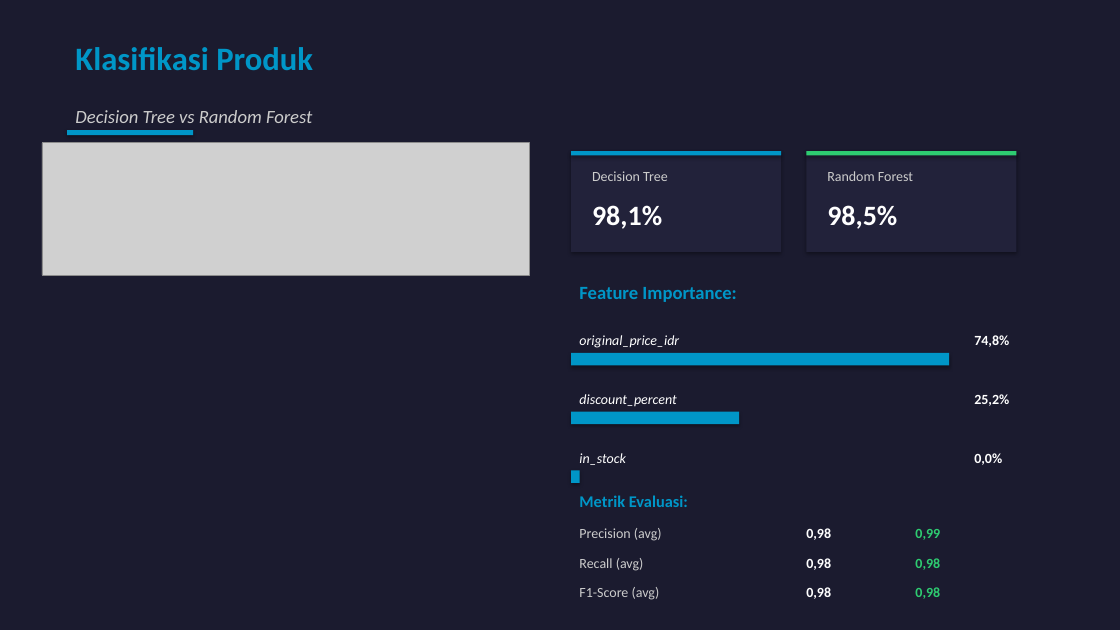
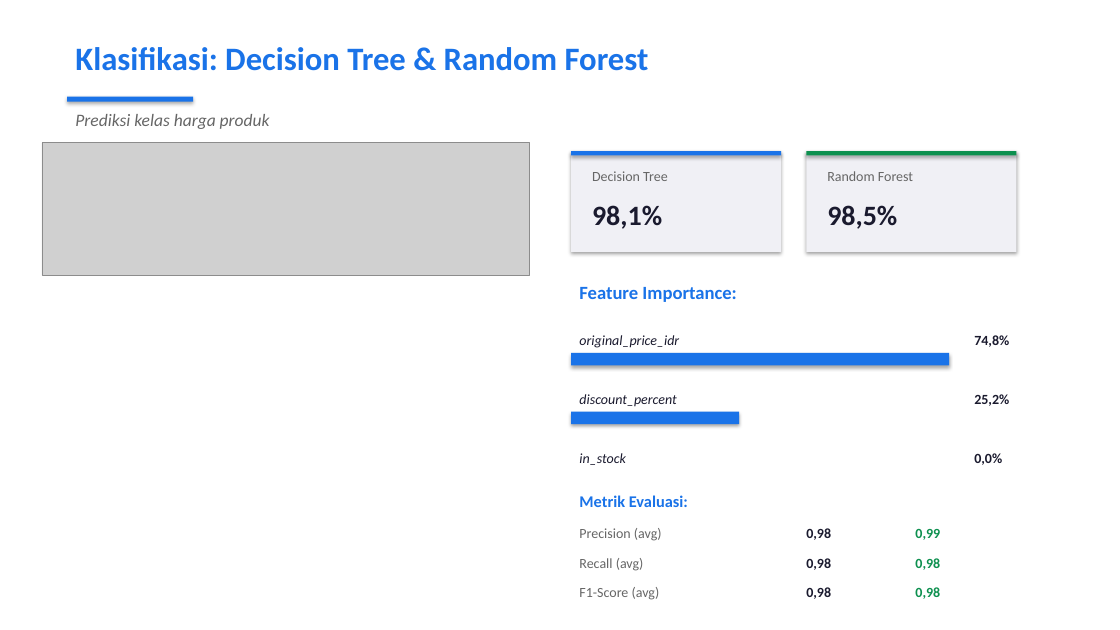
Before and after one commit to gadingnst/project-data-science, a slide deck: slide 8 of uas/presentasi_jurnal_artikel.pptx (slide 12 before the commit). Drawn at 1120x630 pixels with LibreOffice and Linux fonts; fonts in the diff are those of the drawing; grey boxes stand for pictures. Boxes give left, top, right and bottom in pixels: in the first picture for what was removed or moved away, otherwise in the second. Text is boxed around its words. In the diff, an @@ line names an element or a change of style, - is before the commit and + after.

Commit message:
feat(uas): revamp 2 PPTs with distinct themes + presentation scripts
PPT Gading (dark theme, 11 slides):
- Web scraping, statistik deskriptif, regresi linier, k-Means clustering
- Business insights & rekomendasi

PPT Rina (white/light theme, 11 slides):
- Latar belakang, CRISP-DM, data cleaning, korelasi Pearson
- Klasifikasi DT/RF, Big Data 5V

Scripts:
- skrip_presentasi_gading.md (Zoom recording cheatsheet)
- skrip_presentasi_rina.md (Zoom recording cheatsheet)

```diff
--- a/uas/presentasi_jurnal_artikel.pptx
+++ b/uas/presentasi_jurnal_artikel.pptx
@@ background #1B1B2F to #FFFFFF @@
@@ text at (x1=75, y1=47, x2=649, y2=71): text changed; text colour #0096C7 to #1A73E8 @@
-Klasifikasi Produk
+Klasifikasi: Decision Tree & Random Forest
@@ fill #0096C7 to #1A73E8 in 4 elements at (x1=571, y1=151, x2=781, y2=155), (x1=571, y1=353, x2=949, y2=365), (x1=571, y1=412, x2=739, y2=424), (x1=67, y1=97, x2=193, y2=102) @@
@@ rectangle moved from (x1=67, y1=130, x2=193, y2=135) to (x1=67, y1=97, x2=193, y2=102) @@
@@ text at (x1=75, y1=114, x2=270, y2=129): text changed; size 16 to 15 pt; text colour #CCCCCC to #666666 @@
-Decision Tree vs Random Forest
+Prediksi kelas harga produk
@@ rectangle at (x1=571, y1=151, x2=781, y2=252): fill #22223A to #F0F0F5 @@
@@ rectangle at (x1=807, y1=151, x2=1017, y2=252): fill #22223A to #F0F0F5 @@
@@ rectangle at (x1=807, y1=151, x2=1017, y2=155): fill #2ECC71 to #0D904F @@
@@ text "Feature Importance:" at (x1=579, y1=287, x2=736, y2=302): text colour #0096C7 to #1A73E8 @@
@@ rectangle removed at (x1=571, y1=471, x2=580, y2=483) @@
@@ text "Metrik Evaluasi:" at (x1=579, y1=495, x2=688, y2=507): text colour #0096C7 to #1A73E8 @@
@@ text colour #FFFFFF to #1A1A2E in 9 elements at (x1=592, y1=205, x2=662, y2=229), (x1=827, y1=205, x2=897, y2=229), (x1=579, y1=335, x2=679, y2=348), (x1=974, y1=335, x2=1009, y2=347), (x1=579, y1=394, x2=676, y2=407), (x1=974, y1=394, x2=1009, y2=406), (x1=579, y1=453, x2=626, y2=465), (x1=974, y1=453, x2=1002, y2=465), (x1=806, y1=528, x2=831, y2=540) @@
@@ text "0,99" at (x1=915, y1=529, x2=940, y2=540): text colour #2ECC71 to #0D904F @@
@@ text "0,98" moved from (x1=915, y1=558, x2=940, y2=570) to (x1=806, y1=558, x2=831, y2=570) @@
@@ text "0,98" at (x1=806, y1=558, x2=831, y2=570): text colour #2ECC71 to #1A1A2E @@
@@ text "0,98" moved from (x1=806, y1=558, x2=831, y2=570) to (x1=915, y1=558, x2=940, y2=570) @@
@@ text "0,98" at (x1=915, y1=558, x2=940, y2=570): text colour #FFFFFF to #0D904F @@
@@ text colour #CCCCCC to #666666 in 5 elements at (x1=827, y1=171, x2=913, y2=181), (x1=592, y1=171, x2=668, y2=181), (x1=579, y1=528, x2=662, y2=541), (x1=579, y1=558, x2=644, y2=571), (x1=579, y1=587, x2=660, y2=600) @@
@@ text "0,98" moved from (x1=915, y1=587, x2=940, y2=599) to (x1=806, y1=587, x2=831, y2=599) @@
@@ text "0,98" at (x1=806, y1=587, x2=831, y2=599): text colour #2ECC71 to #1A1A2E @@
@@ text "0,98" moved from (x1=806, y1=587, x2=831, y2=599) to (x1=915, y1=587, x2=940, y2=599) @@
@@ text "0,98" at (x1=915, y1=587, x2=940, y2=599): text colour #FFFFFF to #0D904F @@
```
Also in this commit, not shown: 6 other slides changed, 4 slides added, 8 slides removed, 3 other files.
